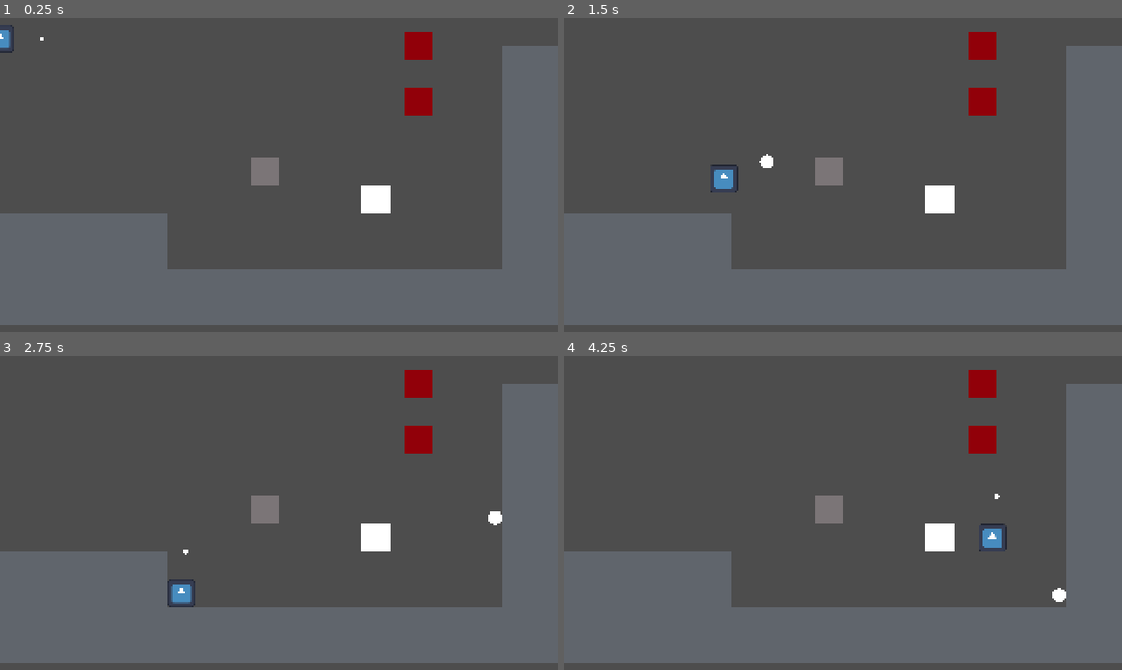
Above: before the commit, frames 1-4 (two rows, left to right).
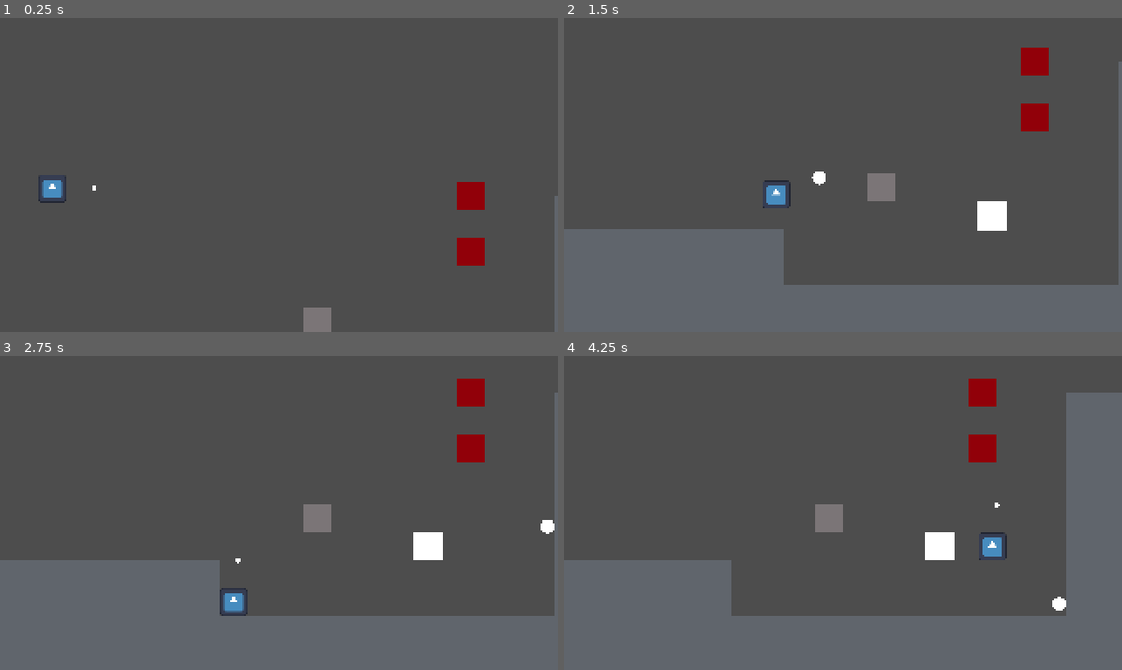
Above: after the commit, the same moments.

Repository: Borrow-Game/game-godot
Game: Godot game, scene res://physics_sample_scene.tscn
The game is run twice, just before and just after one commit, with the same random seed, the same clock (stepped at 60 frames per second) and the same inputs. Before the commit the project has no main scene; this scene is started directly in both runs. The engine's default icon, where the game draws it, is replaced by a stand-in: a white triangle on a blue panel in a dark square.
Inputs:
- Up to frame 1 (0.25 s): no input
- Up to frame 2 (1.5 s): tap Enter (ui_accept) at 0.5, 0.77 s; hold Shift (shoot bow) 0.53-1.28 s; hold Right (ui_right) from 0.53 s (still down); tap Shift (shoot bow) at 1.35 s
- Up to frame 3 (2.75 s): tap Enter (ui_accept) at 1.52 s; release Right (ui_right) at 2.03 s; hold Left (ui_left) from 2.03 s (still down); hold Shift (shoot bow) from 2.03 s (still down)
- Up to frame 4 (4.25 s): release Left (ui_left) at 2.78 s; release Shift (shoot bow) at 2.78 s; hold Right (ui_right) from 2.78 s (still down); tap Shift (shoot bow) at 2.85 s; tap Enter (ui_accept) at 3.02, 3.77 s; hold Shift (shoot bow) from 3.53 s (still down)

The runs differ from the first frame. In frame 1, 33% of the frame differs, in the area x 0-100%, y 2-100%; in frame 2, 19%; in frame 3, 17%; in frame 4, 6.5%.

Commit message:
feat:bounding cameara

Diff:
--- /dev/null
+++ b/camera_2d.gd
@@ -0,0 +1,9 @@
+extends Camera2D
+
+
+
+
+
+# Called every frame. 'delta' is the elapsed time since the previous frame.
+func _physics_process(delta):
+	if input
--- a/physics_sample_scene.tscn
+++ b/physics_sample_scene.tscn
@@ -60,9 +60,21 @@
 position = Vector2(304, 32)
 
 [node name="sample_block18" parent="." instance=ExtResource("1_gdt6k")]
+position = Vector2(-16, 160)
+
+[node name="sample_block19" parent="." instance=ExtResource("1_gdt6k")]
 position = Vector2(-16, 128)
 
 [node name="player_character" parent="." instance=ExtResource("2_ycyjp")]
+
+[node name="Camera2D" type="Camera2D" parent="player_character"]
+position = Vector2(-2, 0)
+limit_left = -30
+limit_top = -300
+limit_right = 320
+limit_bottom = 175
+position_smoothing_enabled = true
+editor_draw_limits = true
 
 [node name="arrows" type="Node2D" parent="."]
 
--- a/project.godot
+++ b/project.godot
@@ -11,6 +11,7 @@
 [application]
 
 config/name="BorrowGame"
+run/main_scene="res://physics_sample_scene.tscn"
 config/features=PackedStringArray("4.3")
 config/icon="res://icon.svg"
 
@@ -26,6 +27,22 @@
 
 [input]
 
+ui_left={
+"deadzone": 0.5,
+"events": [Object(InputEventKey,"resource_local_to_scene":false,"resource_name":"","device":0,"window_id":0,"alt_pressed":false,"shift_pressed":false,"ctrl_pressed":false,"meta_pressed":false,"pressed":false,"keycode":4194319,"physical_keycode":0,"key_label":0,"unicode":0,"location":0,"echo":false,"script":null)
+, Object(InputEventJoypadButton,"resource_local_to_scene":false,"resource_name":"","device":0,"button_index":13,"pressure":0.0,"pressed":false,"script":null)
+, Object(InputEventJoypadMotion,"resource_local_to_scene":false,"resource_name":"","device":0,"axis":0,"axis_value":-1.0,"script":null)
+, Object(InputEventKey,"resource_local_to_scene":false,"resource_name":"","device":0,"window_id":0,"alt_pressed":false,"shift_pressed":false,"ctrl_pressed":false,"meta_pressed":false,"pressed":false,"keycode":0,"physical_keycode":65,"key_label":0,"unicode":0,"location":0,"echo":false,"script":null)
+]
+}
+ui_right={
+"deadzone": 0.5,
+"events": [Object(InputEventKey,"resource_local_to_scene":false,"resource_name":"","device":0,"window_id":0,"alt_pressed":false,"shift_pressed":false,"ctrl_pressed":false,"meta_pressed":false,"pressed":false,"keycode":4194321,"physical_keycode":0,"key_label":0,"unicode":0,"location":0,"echo":false,"script":null)
+, Object(InputEventJoypadButton,"resource_local_to_scene":false,"resource_name":"","device":0,"button_index":14,"pressure":0.0,"pressed":false,"script":null)
+, Object(InputEventJoypadMotion,"resource_local_to_scene":false,"resource_name":"","device":0,"axis":0,"axis_value":1.0,"script":null)
+, Object(InputEventKey,"resource_local_to_scene":false,"resource_name":"","device":0,"window_id":0,"alt_pressed":false,"shift_pressed":false,"ctrl_pressed":false,"meta_pressed":false,"pressed":false,"keycode":0,"physical_keycode":68,"key_label":0,"unicode":0,"location":0,"echo":false,"script":null)
+]
+}
 "shoot bow"={
 "deadzone": 0.5,
 "events": [Object(InputEventKey,"resource_local_to_scene":false,"resource_name":"","device":0,"window_id":0,"alt_presse …(194 unchanged characters)…
